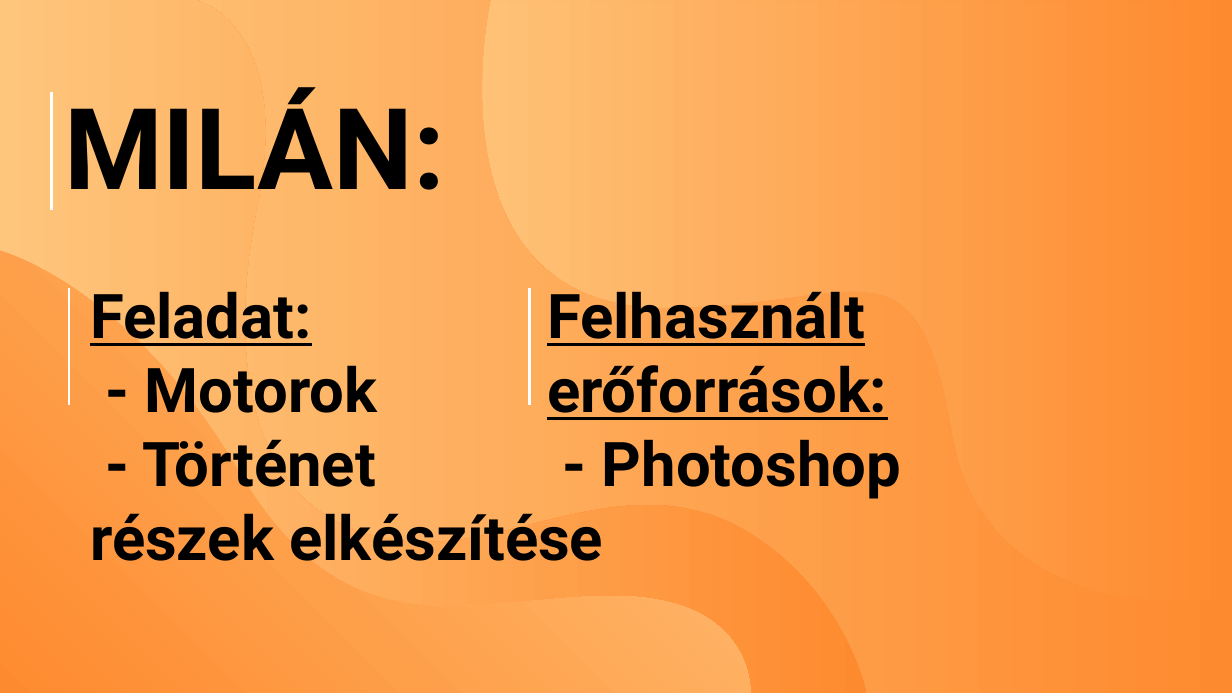
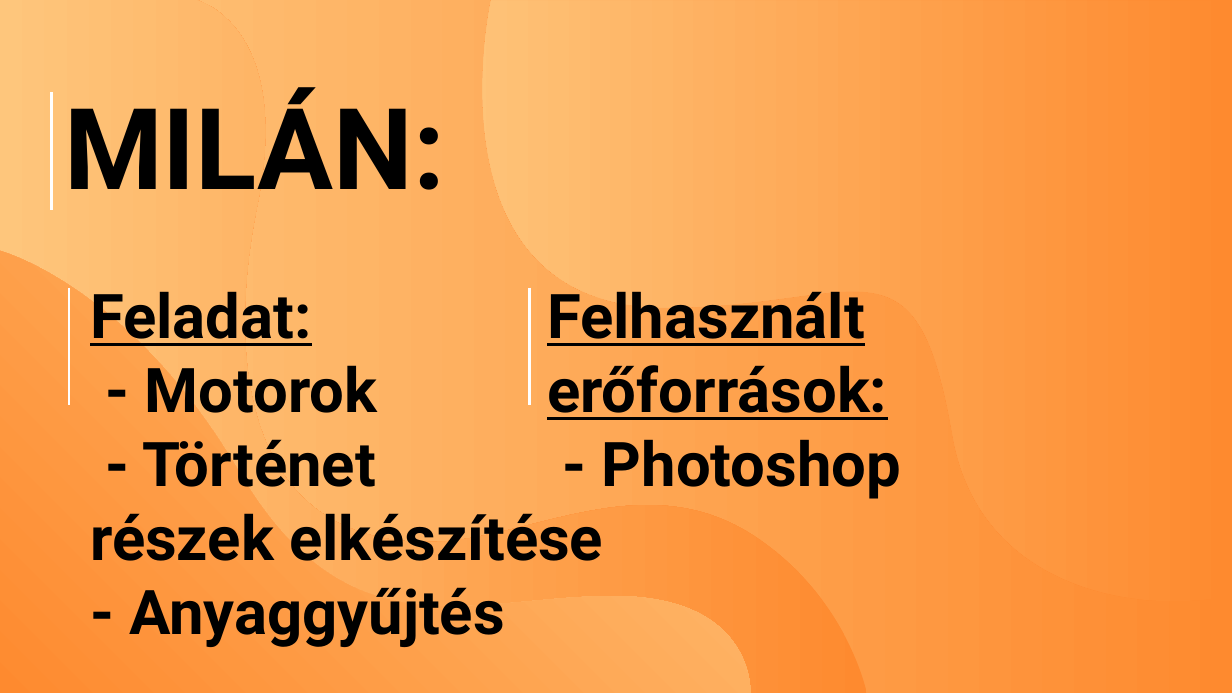
Before and after one commit to czanekbalintczani/projekt1, a slide deck: slide 6 of PPT/Mittudomain-11B-Webprojekt.pptx (slide 4 before the commit). Drawn at 1232x693 pixels with LibreOffice and Linux fonts; fonts in the diff are those of the drawing. Boxes give left, top, right and bottom in pixels: in the first picture for what was removed or moved away, otherwise in the second. Text is boxed around its words. In the diff, an @@ line names an element or a change of style, - is before the commit and + after.

```diff
--- a/PPT/Mittudomain-11B-Webprojekt.pptx
+++ b/PPT/Mittudomain-11B-Webprojekt.pptx
@@ subtitle at (129,587,505,647): paragraph added @@
+- Anyaggyűjtés
```
Also in this commit, not shown: 4 other slides changed, 1 slide added.
